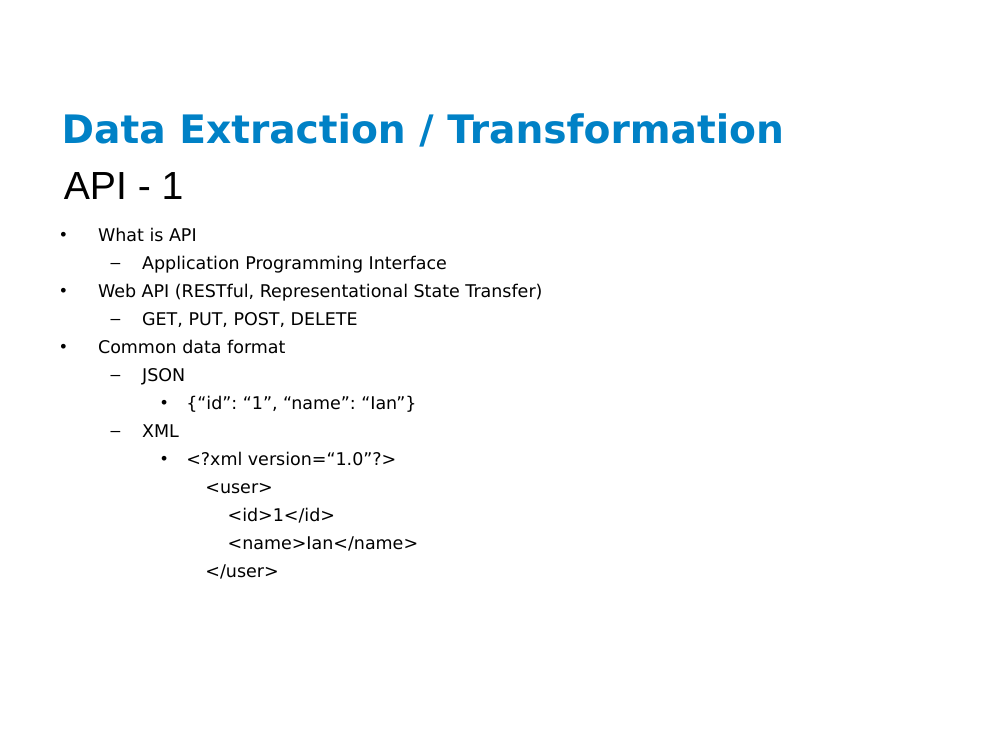
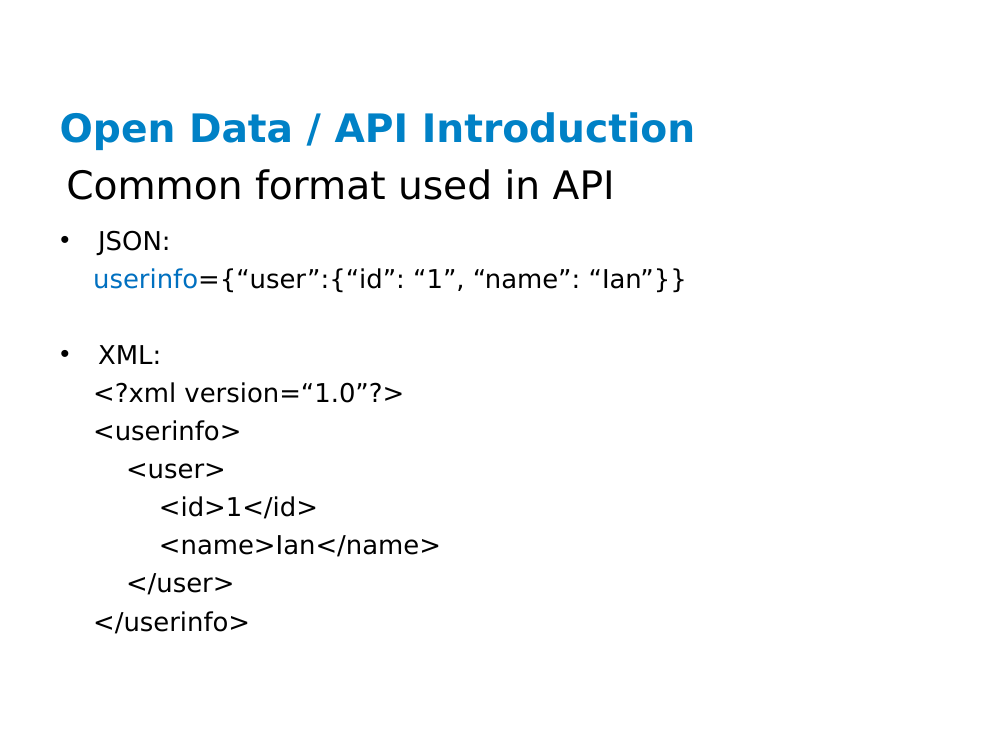
Before and after one commit to ianlin/small-data, a slide deck: slide 9 of training/data_etl.ppt (slide 11 before the commit). Drawn at 1008x756 pixels with LibreOffice and Linux fonts; fonts in the diff are those of the drawing; background and template pictures are left out. Boxes give left, top, right and bottom in pixels: in the first picture for what was removed or moved away, otherwise in the second. Text is boxed around its words. In the diff, an @@ line names an element or a change of style, - is before the commit and + after.

Commit message:
update the slide

```diff
--- a/training/data_etl.ppt
+++ b/training/data_etl.ppt
@@ title at [60,112,695,150]: text changed @@
-Data Extraction / Transformation
+Open Data / API Introduction
@@ text removed at [64,172,184,199] @@
-API - 1
@@ text added at [66,169,615,200], 28 pt, text #000000 @@
+Common format used in API
@@ text at [93,230,687,364]: text changed; size 12.5 to 18.5 pt @@
-• What is API
-  – Application Programming Interface
-• Web API (RESTful, Representational State Transfer)
-  – GET, PUT, POST, DELETE
-• Common data format
-  – JSON
-    • {“id”: “1”, “name”: “Ian”}
-  – XML
+  • JSON:
+  userinfo={“user”:{“id”: “1”, “name”: “Ian”}}
+  • XML:
@@ text at [93,382,441,595]: size 12.5 to 18.5 pt in "<?xml version=“1.0”?>", "<user>", "<id>1</id>", "<name>Ian</name>" and 1 more places; bullet • to none; list level 3 to 2 in "<?xml version=“1.0”?>"; list level 3 to 2 in "<user>"; list level 3 to 2 in "<id>1</id>"; list level 3 to 2 in "<name>Ian</name>"; list level 3 to 2 in "</user>" @@
@@ text at [93,420,241,441]: paragraph added @@
+  <userinfo>
@@ text at [93,611,250,634]: paragraph added @@
+  </userinfo>
```
Also in this commit, not shown: 8 other slides changed, 4 slides added, 1 slide removed.
